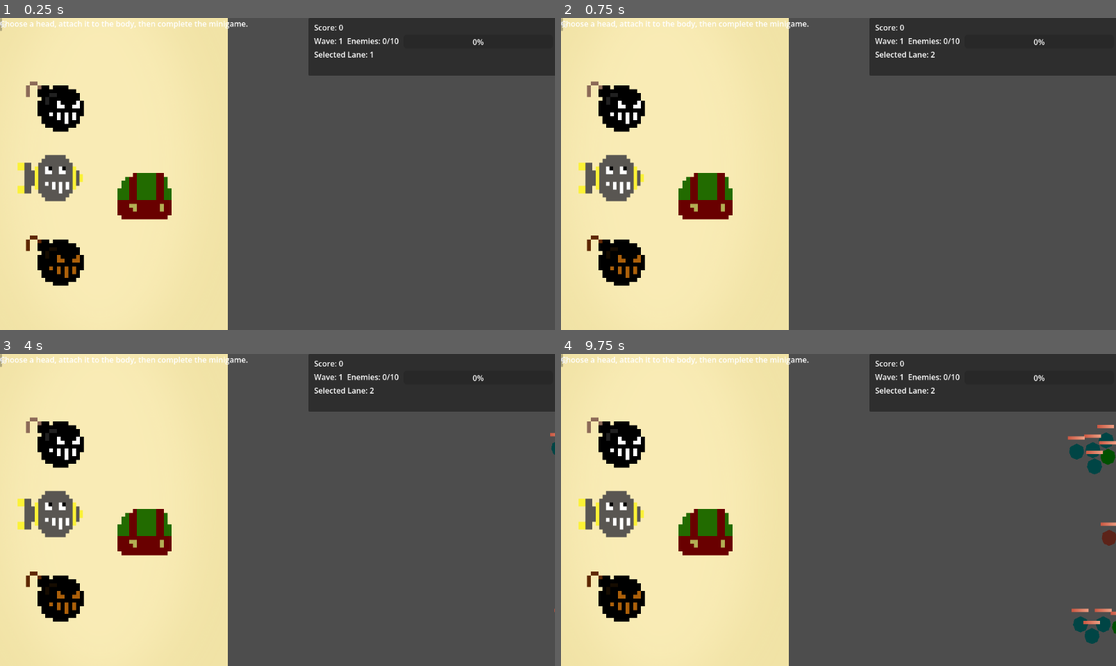
Above: before the commit, frames 1-4 (two rows, left to right).
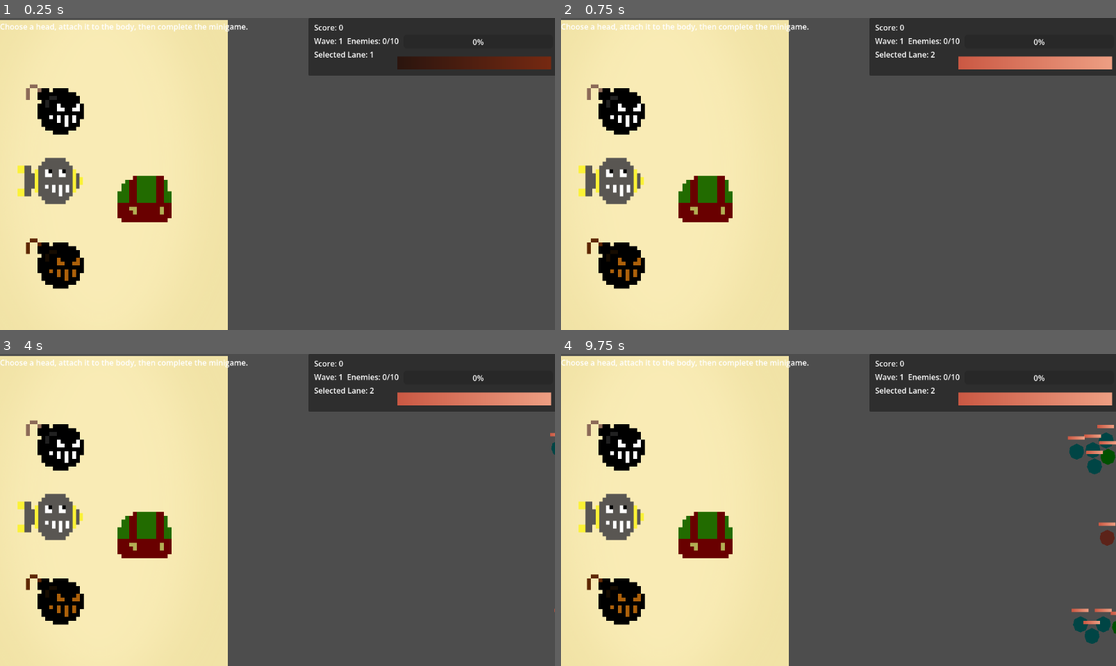
Above: after the commit, the same moments.

Repository: EctoCandy/Toy-Making-Game
Game: Godot game, scene res://Scenes/Lanes/lanes_proto_main.tscn
Two runs of this game, one before a commit and one after it. Both use one fixed random seed, a clock stepped at 60 frames per second and the inputs below.
Inputs (mouse positions are in pixels of both pictures, inside the frame that each line leads up to):
- Up to frame 1 (0.25 s): no input
- Up to frame 2 (0.75 s): tap Enter at 0.5 s; move the mouse to (960, 158) at 0.52 s; press the mouse at (960, 158) at 0.53 s
- Up to frame 3 (4 s): release the mouse at (399, 494) at 1.25 s; tap Space at 1.25, 2.75 s; drag from (166, 525) to (421, 450) at 1.27 s; tap Enter at 2, 3.5 s; move the mouse to (333, 441) at 2.02 s; tap 2 at 2.1 s; click (333, 441) at 2.17 s; drag from (249, 572) to (421, 538) at 2.77 s; move the mouse to (444, 556) at 3.52 s; press the mouse at (444, 556) at 3.53 s
- Up to frame 4 (9.75 s): release the mouse at (1005, 556) at 4.25 s; tap Space at 4.25 s; drag from (672, 463) to (982, 625) at 4.27 s; move the mouse to (866, 510) at 5.02 s; tap 2 at 5.1, 8.1 s; click (866, 510) at 5.17 s; drag from (755, 432) to (1110, 625) at 5.77 s; move the mouse to (960, 494) at 6.52 s; press the mouse at (960, 494) at 6.53 s; release the mouse at (960, 494) at 7.25 s; drag from (727, 525) to (982, 538) at 7.27 s; move the mouse to (894, 441) at 8.02 s; click (894, 441) at 8.17 s; drag from (810, 572) to (1115, 456) at 8.77 s; move the mouse to (1005, 556) at 9.52 s; press the mouse at (1005, 556) at 9.53 s

The runs differ from the first frame. In frame 1, 3.5% of the frame differs, in the area x 0-100%, y 0-87%; in frame 2, 3.6%; in frame 3, 3.6%; in frame 4, 3.6%.

Commit message:
Added health bar + lose condition. It only restarts the level at the moment

Diff:
--- a/Scenes/Lanes/basic_enemy.tscn
+++ b/Scenes/Lanes/basic_enemy.tscn
@@ -23,12 +23,12 @@
 
 [node name="Pivot" type="Node2D" parent="." unique_id=80256902]
 
-[node name="HealthBar" parent="Pivot" unique_id=1347073494 node_paths=PackedStringArray("unit") instance=ExtResource("2_fecjr")]
+[node name="HealthBar" parent="Pivot" unique_id=1347073494 node_paths=PackedStringArray("target") instance=ExtResource("2_fecjr")]
 offset_left = -18.0
 offset_top = -32.0
 offset_right = 17.0
 offset_bottom = -25.0
-unit = NodePath("../..")
+target = NodePath("../..")
 
 [node name="Polygon2D" type="Polygon2D" parent="Pivot" unique_id=907939166]
 self_modulate = Color(0.43134022, 0.43134025, 0.43134025, 1)
--- a/Scenes/Lanes/basic_player_unit.tscn
+++ b/Scenes/Lanes/basic_player_unit.tscn
@@ -138,7 +138,7 @@
 scale = Vector2(0.45, 0.45)
 texture = ExtResource("5_nyo6d")
 
-[node name="HealthBar" parent="Pivot" unique_id=1347073494 node_paths=PackedStringArray("unit") instance=ExtResource("2_rgwky")]
+[node name="HealthBar" parent="Pivot" unique_id=1347073494 node_paths=PackedStringArray("target") instance=ExtResource("2_rgwky")]
 z_index = 0
 offset_left = -9.0
 offset_top = -31.0
@@ -146,7 +146,7 @@
 offset_bottom = -20.0
 texture_under = SubResource("GradientTexture2D_nyo6d")
 texture_progress = SubResource("GradientTexture2D_24roy")
-unit = NodePath("../..")
+target = NodePath("../..")
 
 [node name="AttackRangeArea" type="Area2D" parent="." unique_id=1294102457]
 collision_layer = 0
--- a/Scenes/Lanes/health_bar.tscn
+++ b/Scenes/Lanes/health_bar.tscn
@@ -21,7 +21,7 @@
 height = 7
 metadata/_snap_count = 2
 
-[node name="EnemyHealthBar" type="TextureProgressBar" unique_id=1347073494]
+[node name="HealthBar" type="TextureProgressBar" unique_id=1347073494]
 z_index = 1
 offset_right = 35.0
 offset_bottom = 7.0
--- a/Scenes/Lanes/lane.tscn
+++ b/Scenes/Lanes/lane.tscn
@@ -40,6 +40,12 @@
 [sub_resource type="SegmentShape2D" id="SegmentShape2D_tcfoc"]
 a = Vector2(1135.705, 7)
 b = Vector2(1135, 180)
+
+[sub_resource type="RectangleShape2D" id="RectangleShape2D_a533s"]
+size = Vector2(3.5, 167)
+
+[sub_resource type="RectangleShape2D" id="RectangleShape2D_ln6rh"]
+size = Vector2(4, 167)
 
 [node name="Lane" type="Node2D" unique_id=757423102]
 position = Vector2(520, 0)
@@ -104,3 +110,23 @@
 one_way_collision = true
 one_way_collision_direction = Vector2(1, 0)
 debug_color = Color(0.8018917, 0.6560005, 0.03154374, 0.41960785)
+
+[node name="EnemyEndLane" type="Area2D" parent="UnitGates" unique_id=568338334]
+collision_layer = 0
+collision_mask = 2
+
+[node name="CollisionShape2D" type="CollisionShape2D" parent="UnitGates/EnemyEndLane" unique_id=614476412]
+position = Vector2(-38.75, 91)
+shape = SubResource("RectangleShape2D_a533s")
+debug_color = Color(0.86359733, 0.22499976, 0.69681823, 0.41960785)
+
+[node name="PlayerEndLane" type="Area2D" parent="UnitGates" unique_id=576098882]
+collision_layer = 0
+
+[node name="CollisionShape2D" type="CollisionShape2D" parent="UnitGates/PlayerEndLane" unique_id=1055711337]
+position = Vector2(618, 91)
+shape = SubResource("RectangleShape2D_ln6rh")
+debug_color = Color(0.86359733, 0.22499976, 0.69681823, 0.41960785)
+
+[connection signal="body_entered" from="UnitGates/EnemyEndLane" to="." method="_on_enemy_end_lane_body_entered"]
+[connection signal="body_entered" from="UnitGates/PlayerEndLane" to="." method="_on_player_end_lane_body_entered"]
--- a/Scenes/Lanes/lanes_proto_main.tscn
+++ b/Scenes/Lanes/lanes_proto_main.tscn
@@ -3,6 +3,26 @@
 [ext_resource type="Script" uid="uid://47n0ywaijsjh" path="res://Scripts/main.gd" id="1_ndud4"]
 [ext_resource type="PackedScene" uid="uid://bdhnmds611gw8" path="res://Scenes/Lanes/lane.tscn" id="2_ndud4"]
 [ext_resource type="PackedScene" uid="uid://q0gq8mno4fm" path="res://Scenes/Minigames/RobotBuilder.tscn" id="3_oild2"]
+[ext_resource type="PackedScene" uid="uid://4t183y78j406" path="res://Scenes/Lanes/health_bar.tscn" id="4_po6rj"]
+
+[sub_resource type="Gradient" id="Gradient_0b2sg"]
+colors = PackedColorArray(0.4608078, 0.16061279, 0.068631016, 1, 0.16709885, 0.081441276, 0.05518698, 1)
+
+[sub_resource type="GradientTexture2D" id="GradientTexture2D_oild2"]
+gradient = SubResource("Gradient_0b2sg")
+width = 319
+height = 27
+fill_from = Vector2(1, 0)
+fill_to = Vector2(0, 0)
+
+[sub_resource type="Gradient" id="Gradient_b1u38"]
+colors = PackedColorArray(0.7931711, 0.34591502, 0.26320228, 1, 0.9321078, 0.6216492, 0.51269495, 1)
+
+[sub_resource type="GradientTexture2D" id="GradientTexture2D_262eb"]
+gradient = SubResource("Gradient_b1u38")
+width = 319
+height = 27
+metadata/_snap_count = 2
 
 [node name="Main" type="Node2D" unique_id=1786035646]
 script = ExtResource("1_ndud4")
@@ -11,7 +31,7 @@
 position = Vector2(527, 111)
 
 [node name="Lane2" parent="." unique_id=137175908 instance=ExtResource("2_ndud4")]
-position = Vector2(531, 290)
+position = Vector2(527, 290)
 
 [node name="Lane3" parent="." unique_id=1254282650 instance=ExtResource("2_ndud4")]
 position = Vector2(527, 470)
@@ -21,6 +41,7 @@
 autostart = true
 
 [node name="RobotBuilder" parent="." unique_id=1119867491 instance=ExtResource("3_oild2")]
+position = Vector2(0, 6)
 
 [node name="ScreenUI" type="CanvasLayer" parent="." unique_id=516518002]
 
@@ -40,8 +61,13 @@
 offset_right = 40.0
 offset_bottom = 23.0
 
-[node name="WaveProgress" type="ProgressBar" parent="ScreenUI" unique_id=717937290]
-offset_right = 4.0
-offset_bottom = 27.0
+[node name="PlayerHealthBar" parent="ScreenUI" unique_id=1347073494 node_paths=PackedStringArray("target") instance=ExtResource("4_po6rj")]
+offset_left = 825.0
+offset_top = 80.0
+offset_right = 1144.0
+offset_bottom = 107.0
+texture_under = SubResource("GradientTexture2D_oild2")
+texture_progress = SubResource("GradientTexture2D_262eb")
+target = NodePath("../..")
 
 [connection signal="timeout" from="SpawnTimer" to="." method="_on_spawn_timer_timeout"]
--- a/Scenes/Minigames/RobotBuilder.tscn
+++ b/Scenes/Minigames/RobotBuilder.tscn
@@ -2,7 +2,7 @@
 
 [ext_resource type="Script" uid="uid://cks0oq22ymusy" path="res://Scripts/Minigames/robot_builder.gd" id="1_fsatl"]
 [ext_resource type="Texture2D" uid="uid://03do3l0joji8" path="res://Assets/Art/pixil-frame-0_13.png" id="2_sg3f8"]
-[ext_resource type="Texture2D" uid="uid://m12o27p3o554" path="res://Assets/tall.png" id="3_uyipn"]
+[ext_resource type="Texture2D" uid="uid://m12o27p3o554" path="res://Assets/placeholder_background.png" id="3_uyipn"]
 [ext_resource type="Texture2D" uid="uid://44w1wci3rfad" path="res://Assets/Art/pixil-frame-0_12.png" id="3_wunrn"]
 [ext_resource type="Texture2D" uid="uid://bljipspqn4m3q" path="res://Assets/Art/missle_head-export.png" id="4_fsatl"]
 [ext_resource type="Script" uid="uid://ggolqtocxmxi" path="res://Scripts/Minigames/MinigameHost.gd" id="5_sg3f8"]
--- a/Scripts/Lanes/health_bar.gd
+++ b/Scripts/Lanes/health_bar.gd
@@ -1,11 +1,11 @@
 extends TextureProgressBar
 
-@export var unit : Node2D
+@export var target : Node2D
 
 
 func _ready():
-	unit.health_changed.connect(update_health_bar)
+	target.health_changed.connect(update_health_bar)
 	update_health_bar()
 
 func update_health_bar():
-	value = unit.health * 100 / unit.max_health
+	value = target.health * 100 / target.max_health
--- a/Scripts/Lanes/lane.gd
+++ b/Scripts/Lanes/lane.gd
@@ -85,3 +85,15 @@
 			return true
 
 	return false
+
+
+func _on_enemy_end_lane_body_entered(body: Node2D) -> void:
+	print("enemy ended line")
+	var has_been_defeated = false
+	body.death(has_been_defeated)
+
+
+func _on_player_end_lane_body_entered(body: Node2D) -> void:
+	print("player ended line")
+	var has_been_defeated = false
+	body.death(has_been_defeated)
--- a/Scripts/Lanes/unit.gd
+++ b/Scripts/Lanes/unit.gd
@@ -9,7 +9,8 @@
 
 
 signal health_changed
-signal defeated(unit: Unit)
+signal died(unit: Unit, has_been_defeated: bool)
+signal player_damaged(damage)
 
 @export var max_health := 100.0 # temporary
 @export var mov_speed := 0.6 # temporary
@@ -26,7 +27,7 @@
 
 var is_away_from_guide := false
 var is_in_combat := false
-var is_defeated := false
+var is_dead := false
 
 @onready var attack_cooldown: Timer = $AttackCooldown
 @onready var pivot: Node2D = $Pivot
@@ -92,16 +93,20 @@
 	health_changed.emit()
 
 	if health <= 0:
-		defeat()
+		var has_been_defeated = true
+		death(has_been_defeated)
 
 
-func defeat():
-	if is_defeated:
+func death(has_been_defeated: bool):
+	if is_dead:
 		return
 
-	is_defeated = true
+	is_dead = true
+	died.emit(self, has_been_defeated)
 
-	defeated.emit(self)
+	if has_been_defeated == false:
+		print("test")
+		player_damaged.emit(90)
 
 	if path_follow != null and is_instance_valid(path_follow):
 		path_follow.queue_free()
--- a/Scripts/main.gd
+++ b/Scripts/main.gd
@@ -1,11 +1,12 @@
 extends Node2D
 
-# TODO : Fix lanes not being properly scaled (top and bottom should be stretched
-# to fit the whole height of the screen)
+signal health_changed
 
 @export var player_unit_scene: PackedScene = preload("uid://dt3wdlwjtddbi")
 @export var enemy_unit_scene: PackedScene = preload("uid://daib08ro8i7su")
 @export var robot_builder_scene: PackedScene = preload("res://Scenes/Minigames/RobotBuilder.tscn")
+
+@export var max_health := 1000.0
 
 const RAYCAST_COLLISION_MASK = 4
 
@@ -35,6 +36,7 @@
 var wave_label: Label = null
 var selected_lane_label: Label = null
 var wave_progress: ProgressBar = null
+var health_bar :TextureProgressBar = null
 
 var lane_dict := {}
 
@@ -52,6 +54,8 @@
 var right_width := 640.0
 var hud_height := 120.0
 
+var health : float
+
 
 func _ready() -> void:
 	randomize()
@@ -69,6 +73,8 @@
 	_apply_screen_layout()
 	_connect_signals()
 	_start_wave()
+
+	health = max_health
 
 
 func _notification(what: int) -> void:
@@ -158,6 +164,7 @@
 	wave_label = _get_or_create_label(right_hud, "WaveLabel")
 	selected_lane_label = _get_or_create_label(right_hud, "SelectedLaneLabel")
 	wave_progress = _get_or_create_progress_bar(right_hud, "WaveProgress")
+	health_bar = _get_or_create_health_bar(right_hud, "PlayerHealthBar")
 
 
 # Uses an existing Label if it exists, otherwise creates one.
@@ -186,42 +193,22 @@
 	return new_progress_bar
 
 
-# Positions the builder, minigames, HUD, and scaled lane defense area.
+func _get_or_create_health_bar(parent: Control, node_name: String) -> TextureProgressBar:
+	var found_node := parent.get_node_or_null(node_name)
+
+	if found_node is TextureProgressBar:
+		return found_node as TextureProgressBar
+
+	var new_progress_bar := TextureProgressBar.new()
+	new_progress_bar.name = node_name
+	parent.add_child(new_progress_bar)
+	return new_progress_bar
+
+
+# Positions the HUD.
 func _apply_screen_layout() -> void:
-
 	# Lanes are now scaled correctly directly in editor to avoid strange
 	# rigidbody behaviour
-	#
-	#var screen_size := get_viewport_rect().size
-#
-	#left_width = screen_size.x * left_screen_percent
-	#right_width = screen_size.x - left_width
-	#hud_height = screen_size.y * hud_height_percent
-#
-	#var margin := 12.0
-#
-	#robot_builder.position = Vector2.ZERO
-	#robot_builder.visible = true
-	#robot_builder.z_index = 1
-#
-	#if minigame_host != null:
-		#minigame_host.position = Vector2.ZERO
-		#minigame_host.size = Vector2(left_width, screen_size.y)
-		#minigame_host.set("host_size", Vector2(left_width, screen_size.y))
-#
-	#var lane_available_size := Vector2(
-		#right_width - margin * 2.0,
-		#screen_size.y - hud_height - margin * 2.0
-	#)
-#
-	#var lane_scale_x := lane_available_size.x / lane_prototype_size.x
-	#var lane_scale_y := lane_available_size.y / lane_prototype_size.y
-	#var final_lane_scale = min(lane_scale_x, lane_scale_y) * lane_extra_shrink
-#
-	#lane_defense_area.position = Vector2(left_width + margin, hud_height + margin)
-	#lane_defense_area.scale = Vector2(final_lane_scale, final_lane_scale)
-	#lane_defense_area.visible = true
-	#lane_defense_area.z_index = 1
 
 	screen_ui.layer = 10
 
@@ -457,22 +444,42 @@
 func _register_enemy_for_wave(enemy: Node) -> void:
 	enemies_alive_this_wave += 1
 
-	if enemy.has_signal("defeated"):
-		var defeated_callable := Callable(self, "_on_enemy_defeated")
-
-		if not enemy.is_connected("defeated", defeated_callable):
-			enemy.connect("defeated", defeated_callable)
+	if enemy.has_signal("died"):
+		var defeated_callable := Callable(self, "_on_enemy_death")
+
+		if not enemy.is_connected("died", defeated_callable):
+			enemy.connect("died", defeated_callable)
+
+	if enemy.has_signal("player_damaged"):
+		var damage_callable := Callable(self, "_player_take_damage")
+
+		if not enemy.is_connected("player_damaged", damage_callable):
+			enemy.connect("player_damaged", damage_callable)
 
 
 # Counts defeated enemies and checks whether the wave is complete.
-func _on_enemy_defeated(enemy: Node) -> void:
+func _on_enemy_death(_enemy: Node, has_been_defeated: bool) -> void:
 	enemies_alive_this_wave = max(0, enemies_alive_this_wave - 1)
 	enemies_defeated_this_wave += 1
 
-	add_score(score_per_enemy)
+	if has_been_defeated == true:
+		add_score(score_per_enemy)
 
 	_check_for_wave_complete()
 	_update_hud()
+
+
+func _player_take_damage(damage):
+	health -= damage
+	print(health)
+	_update_hud()
+
+	if health <= 0.0:
+		_game_over()
+
+
+func _game_over():
+	get_tree().reload_current_scene.call_deferred()
 
 
 # Ends the wave only after all enemies have spawned and all enemies are defeated.
@@ -529,3 +536,5 @@
 			progress_percent = float(enemies_defeated_this_wave) / float(enemies_this_wave) * 100.0
 
 		wave_progress.value = clamp(progress_percent, 0.0, 100.0)
+
+	health_changed.emit()
Renamed: Assets/tall.png -> Assets/placeholder_background.png
Not shown, changed: Assets/placeholder_background.png.import
